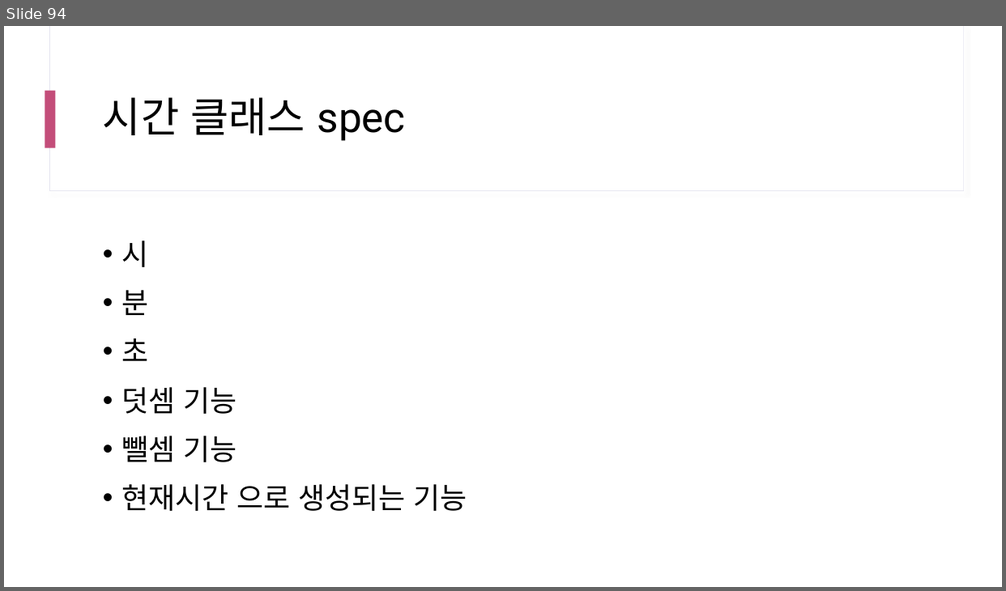
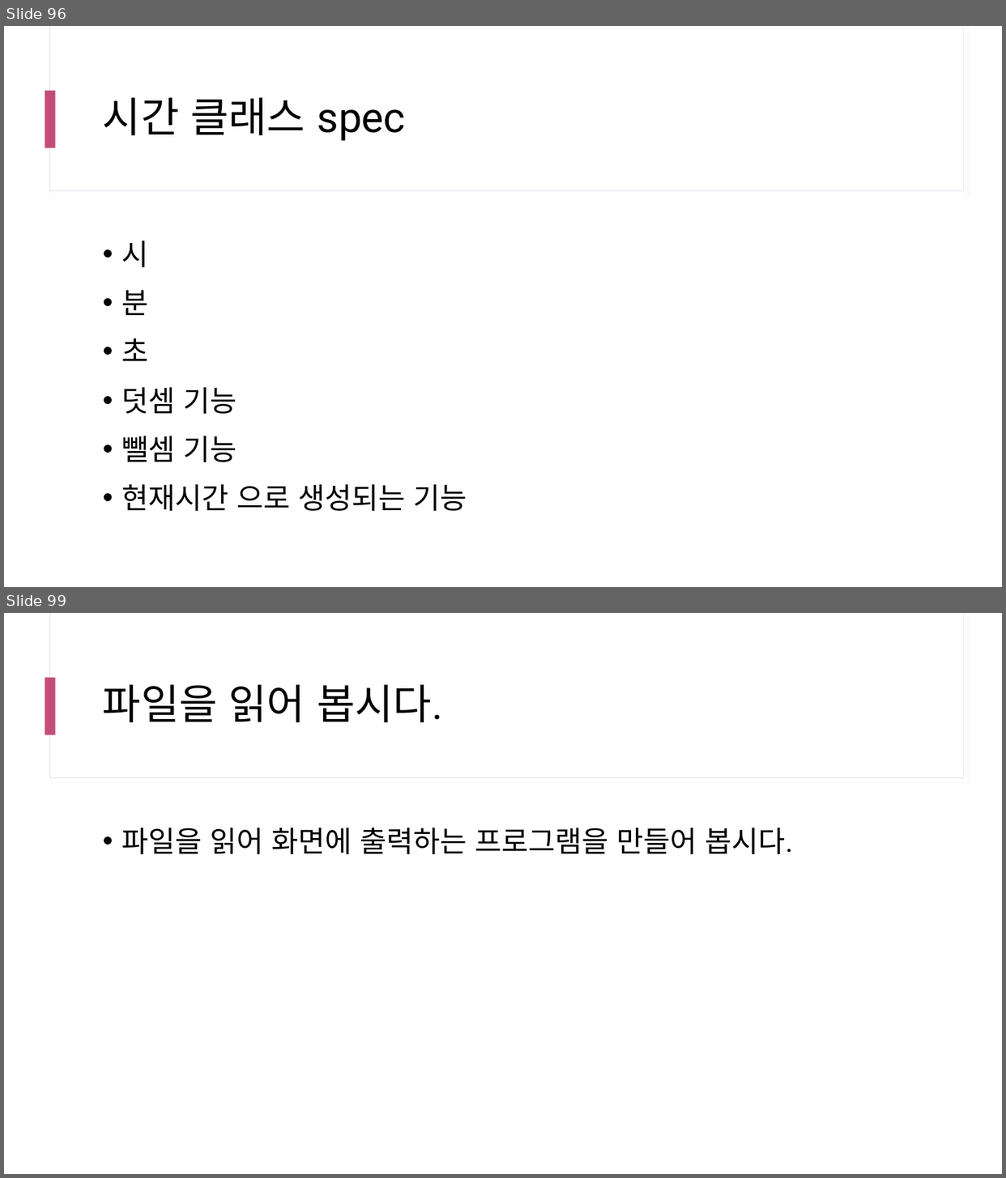
Before and after one commit to yhs0602/SPLIT_lecture_examples, a slide deck: docs/SPLIT 17차 Java.pptx. Shown one above the other, each under a label of ours: slide 94 before the commit, slides 96 and 99 after it; the slides between them are not shown. The pictures are 1006x591 and 1006x1178 pixels, drawn with LibreOffice and Linux fonts; fonts in the diff are those of the drawing. Boxes give left, top, right and bottom in pixels: in the first picture for what was removed or moved away, otherwise in the second. Text is boxed around its words. In the diff, an @@ line names an element or a change of style, - is before the commit and + after.

```diff
--- a/docs/SPLIT 17차 Java.pptx
+++ b/docs/SPLIT 17차 Java.pptx
@@ slide 99 added at (4, 613, 1002, 1174), background #FFFFFF; not listed: 3 template elements that a slide beside it also shows @@
@@ title added at (103, 684, 443, 722), 40 pt, text #000000 @@
+파일을 읽어 봅시다.
@@ text added at (121, 828, 793, 854), 28 pt, text #000000 @@
+• 파일을 읽어 화면에 출력하는 프로그램을 만들어 봅시다.
@@ what was slide 94 is now slide 96 @@
```
Also in this commit, not shown: 2 slides changed, 13 other slides added.
